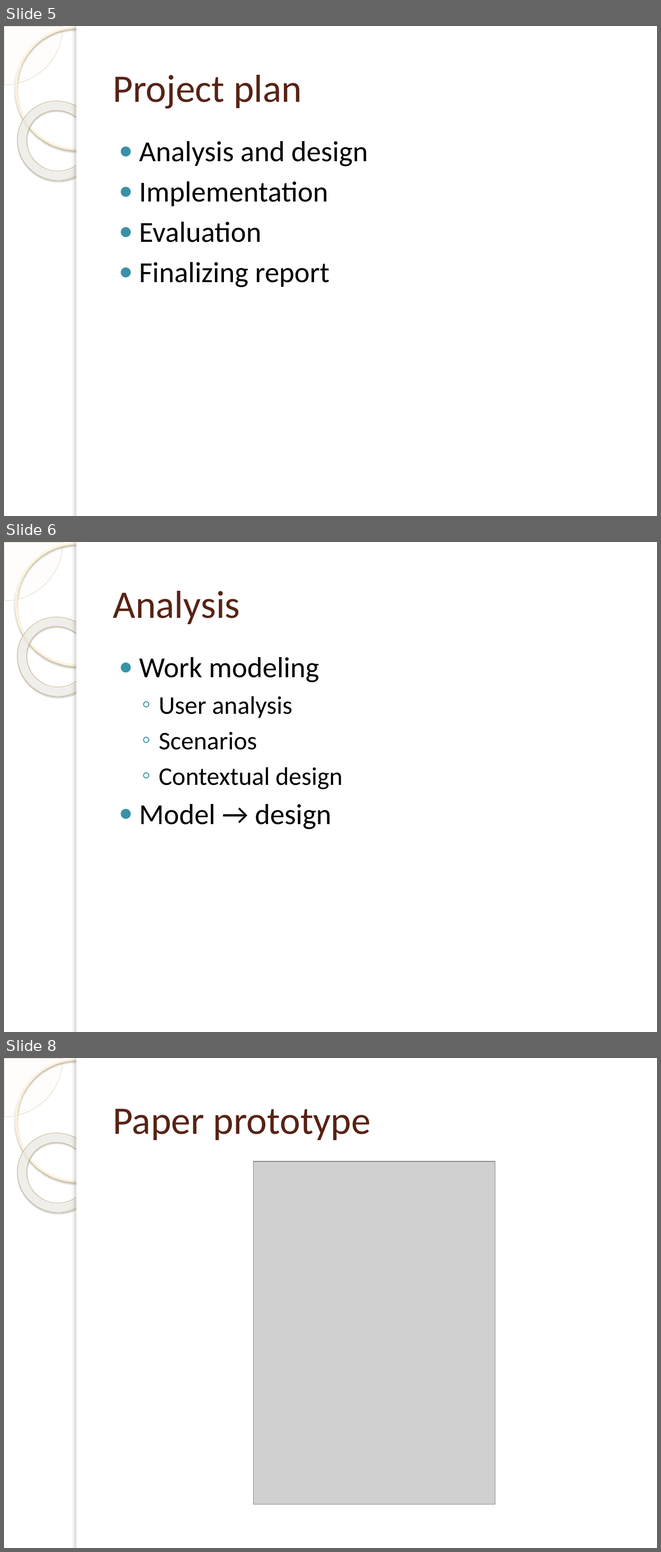
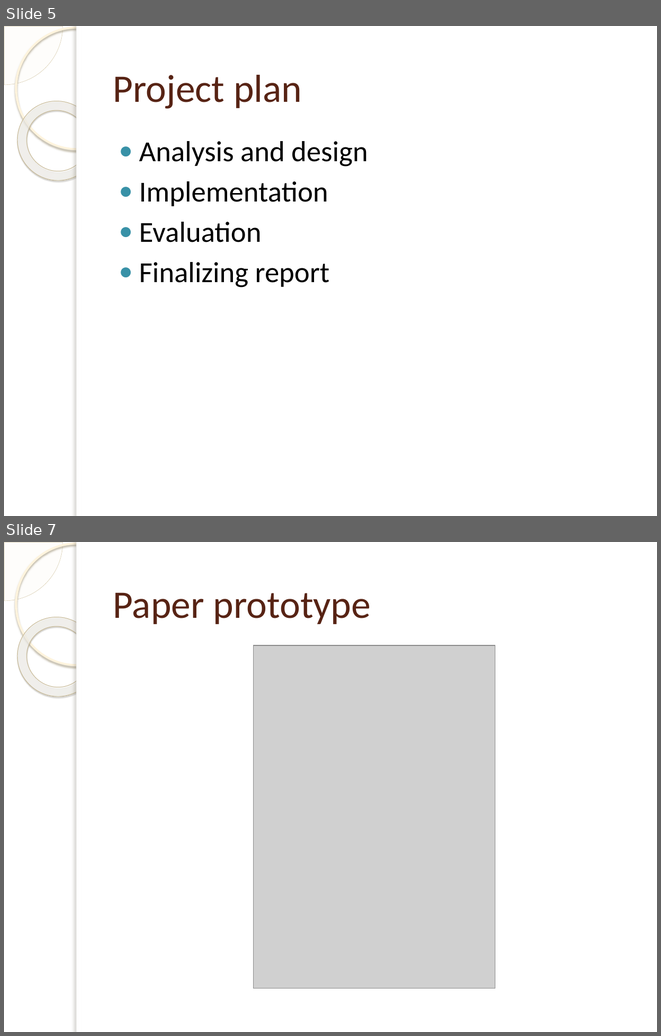
Before and after one commit to jakelamotta/master_thesis, a slide deck: presentations/presentation_1.pptx. Shown one above the other, each under a label of ours: slides 5, 6 and 8 before the commit, slides 5 and 7 after it; the slides between them are not shown. The pictures are 661x1552 and 661x1036 pixels, drawn with LibreOffice and Linux fonts; fonts in the diff are those of the drawing; grey boxes stand for pictures; background and template pictures are left out. Boxes give left, top, right and bottom in pixels: in the first picture for what was removed or moved away, otherwise in the second. Text is boxed around its words. In the diff, an @@ line names an element or a change of style, - is before the commit and + after.

```diff
--- a/presentations/presentation_1.pptx
+++ b/presentations/presentation_1.pptx
@@ slide 6 removed at [4,542,657,1032], background picture (left out); not listed: 5 template elements that a slide beside it also shows @@
@@ title removed at [113,591,240,624] @@
-Analysis
@@ text removed at [139,657,342,829] @@
-● Work modeling
-  ◦ User analysis
-  ◦ Scenarios
-  ◦ Contextual design
-● Model → design
@@ what was slide 8 is now slide 7 @@
```
Also in this commit, not shown: 5 slides changed.
